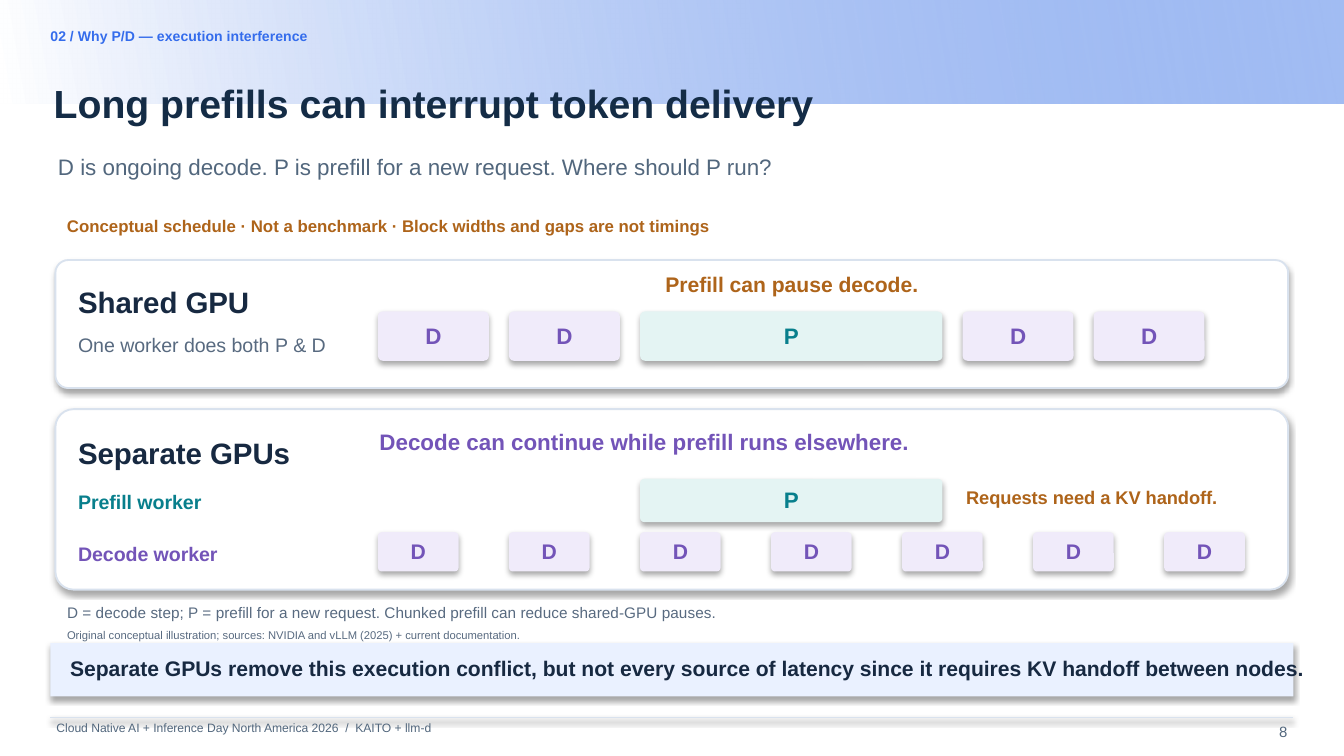
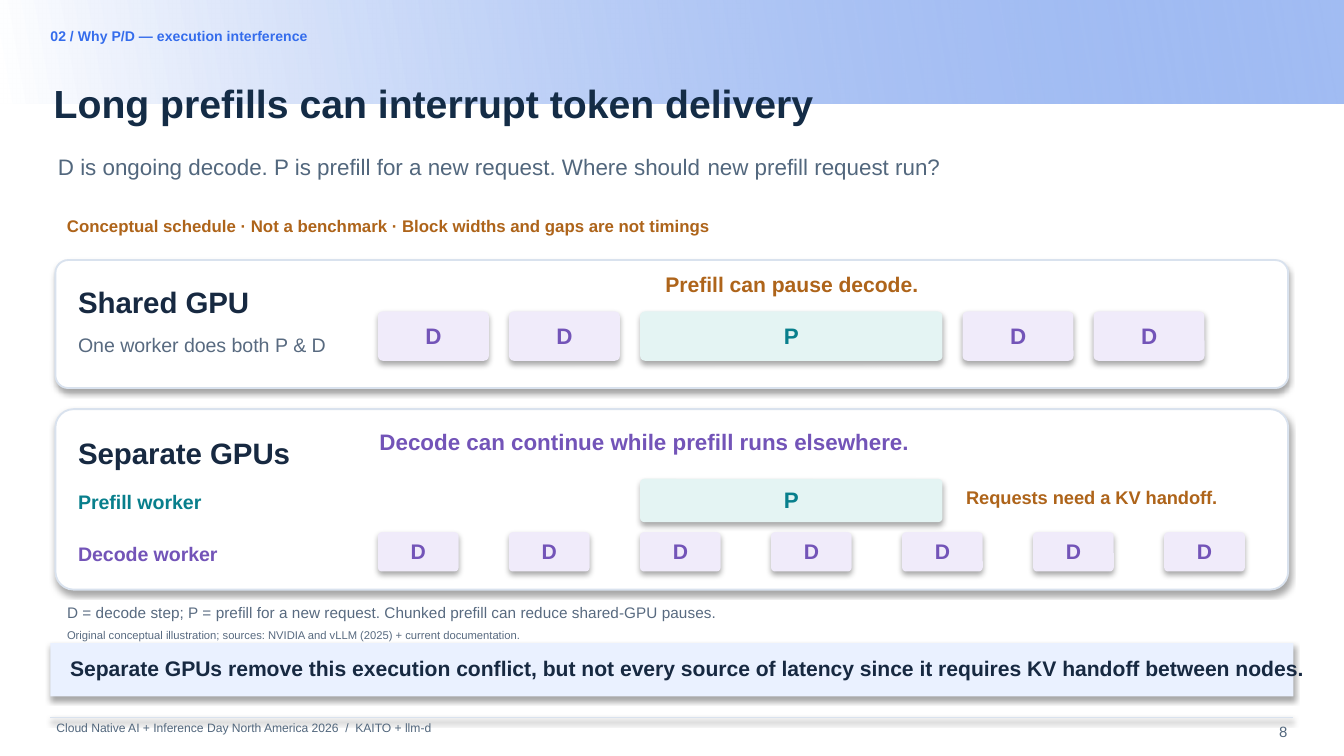
Before and after one commit to andyzhangx/demo, a slide deck: slide 8 of llm/pd-disaggregation/kubecon-na-2026-pd-disaggregation-kaito-llmd.pptx. Drawn at 1344x756 pixels with LibreOffice and Linux fonts; fonts in the diff are those of the drawing; background and template pictures are left out. Boxes give left, top, right and bottom in pixels: in the first picture for what was removed or moved away, otherwise in the second. Text is boxed around its words. In the diff, an @@ line names an element or a change of style, - is before the commit and + after.

```diff
--- a/llm/pd-disaggregation/kubecon-na-2026-pd-disaggregation-kaito-llmd.pptx
+++ b/llm/pd-disaggregation/kubecon-na-2026-pd-disaggregation-kaito-llmd.pptx
@@ text at box(58, 159, 940, 180): text changed @@
-D is ongoing decode. P is prefill for a new request. Where should P run?
+D is ongoing decode. P is prefill for a new request. Where should new prefill request run?
```
